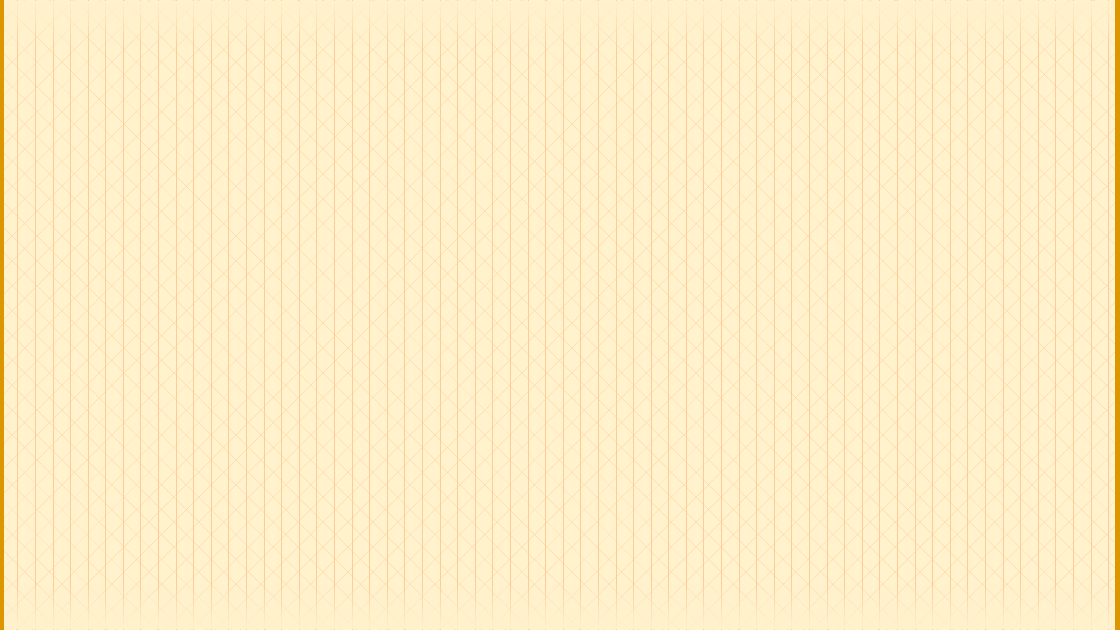
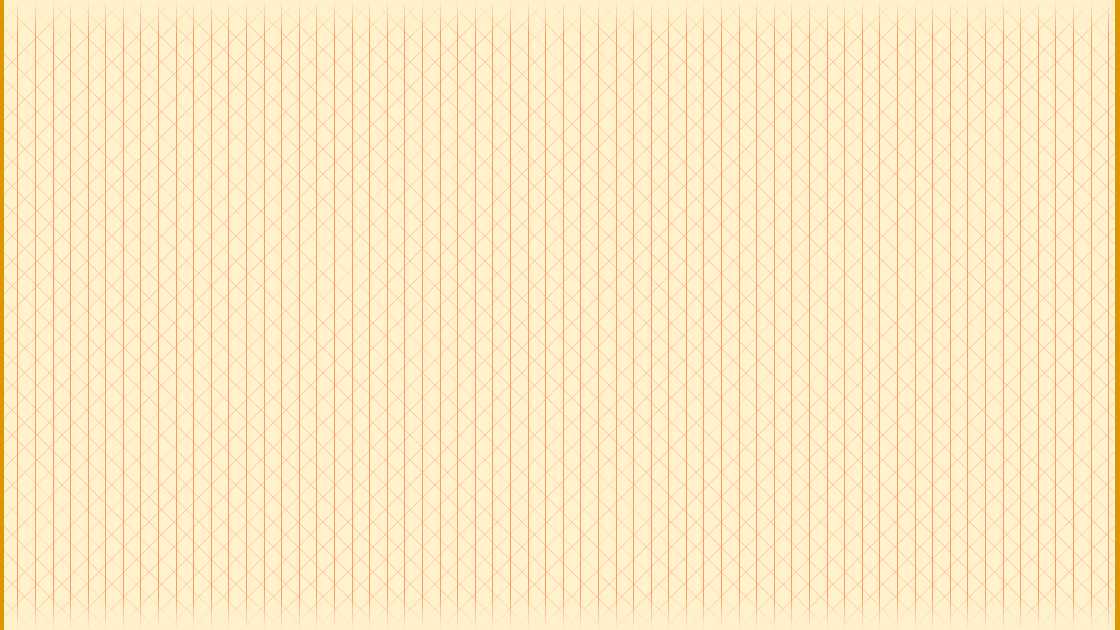
Before and after one commit to TheMysteriousHacker/TheMysteriousHacker.github.io, a slide deck: slide 1 of pictures/pictures.pptx. Drawn at 1120x630 pixels with LibreOffice and Linux fonts; fonts in the diff are those of the drawing. Boxes give left, top, right and bottom in pixels: in the first picture for what was removed or moved away, otherwise in the second. Text is boxed around its words. In the diff, an @@ line names an element or a change of style, - is before the commit and + after.

```diff
--- a/pictures/pictures.pptx
+++ b/pictures/pictures.pptx
@@ background pattern #FFCC99 on #FFF2CC to pattern #FF9966 on #FFF2CC @@
@@ rectangle: place and size @@
-rectangle at <box>3,1,1120,46</box>
+rectangle at <box>2,0,1120,34</box>
@@ rectangle: place and size @@
-rectangle at <box>0,585,1117,629</box>
+rectangle at <box>0,596,1116,629</box>
```
Also in this commit, not shown: 3 other files.
